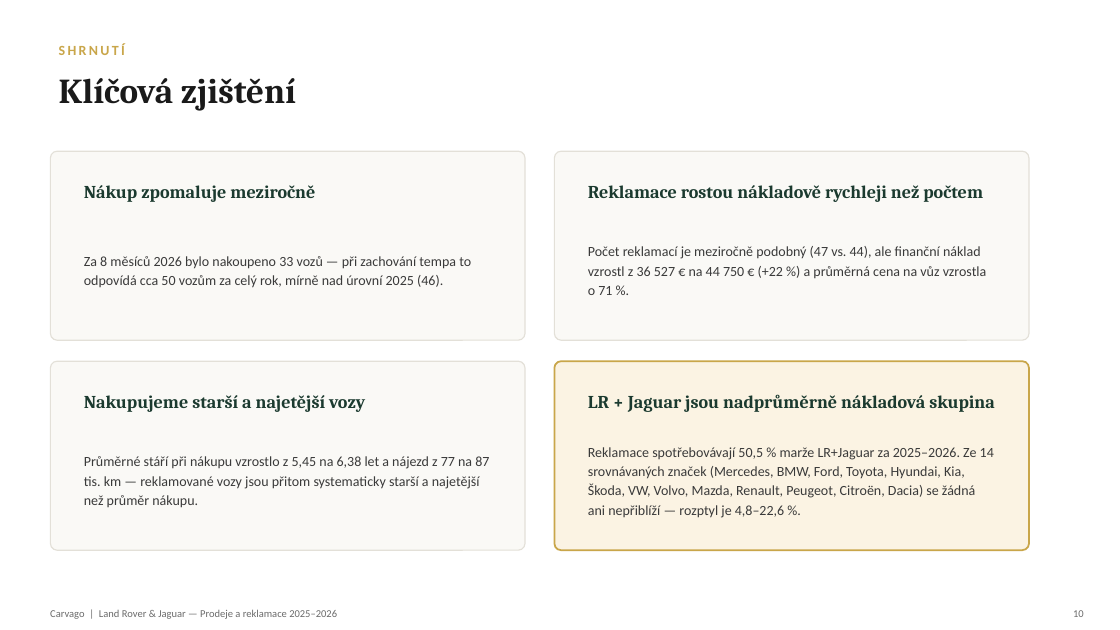
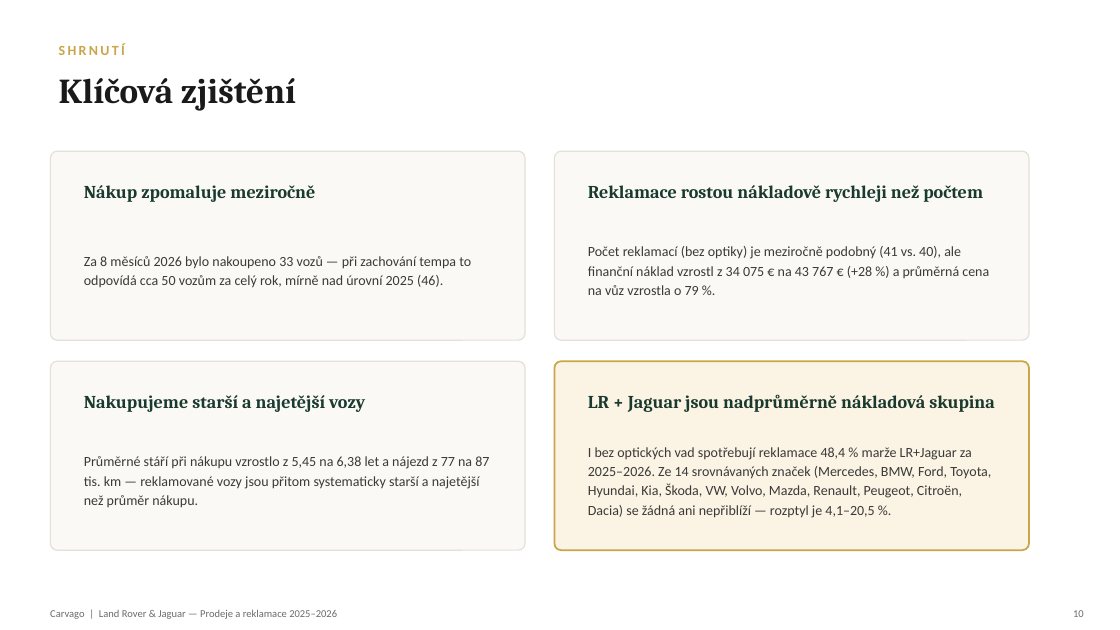
Before and after one commit to marekdvorak-cvg/land-rover-jaguar-reklamace--n-klad-prezentace, a slide deck: slide 10 of Land-Rover-Jaguar-Prezentace.pptx. Drawn at 1120x630 pixels with LibreOffice and Linux fonts; fonts in the diff are those of the drawing. Boxes give left, top, right and bottom in pixels: in the first picture for what was removed or moved away, otherwise in the second. Text is boxed around its words. In the diff, an @@ line names an element or a change of style, - is before the commit and + after.

```diff
--- a/Land-Rover-Jaguar-Prezentace.pptx
+++ b/Land-Rover-Jaguar-Prezentace.pptx
@@ text at box(588, 246, 989, 295): text changed @@
-Počet reklamací je meziročně podobný (47 vs. 44), ale finanční náklad vzrostl z 36 527 € na 44 750 € (+22 %) a průměrná cena na vůz vzrostla o 71 %.
+Počet reklamací (bez optiky) je meziročně podobný (41 vs. 40), ale finanční náklad vzrostl z 34 075 € na 43 767 € (+28 %) a průměrná cena na vůz vzrostla o 79 %.
@@ text at box(588, 447, 991, 518): text changed @@
-Reklamace spotřebovávají 50,5 % marže LR+Jaguar za 2025–2026. Ze 14 srovnávaných značek (Mercedes, BMW, Ford, Toyota, Hyundai, Kia, Škoda, VW, Volvo, Mazda, Renault, Peugeot, Citroën, Dacia) se žádná ani nepřiblíží — rozptyl je 4,8–22,6 %.
+I bez optických vad spotřebují reklamace 48,4 % marže LR+Jaguar za 2025–2026. Ze 14 srovnávaných značek (Mercedes, BMW, Ford, Toyota, Hyundai, Kia, Škoda, VW, Volvo, Mazda, Renault, Peugeot, Citroën, Dacia) se žádná ani nepřiblíží — rozptyl je 4,1–20,5 %.
```
Also in this commit, not shown: 6 other slides changed, 8 other files.
